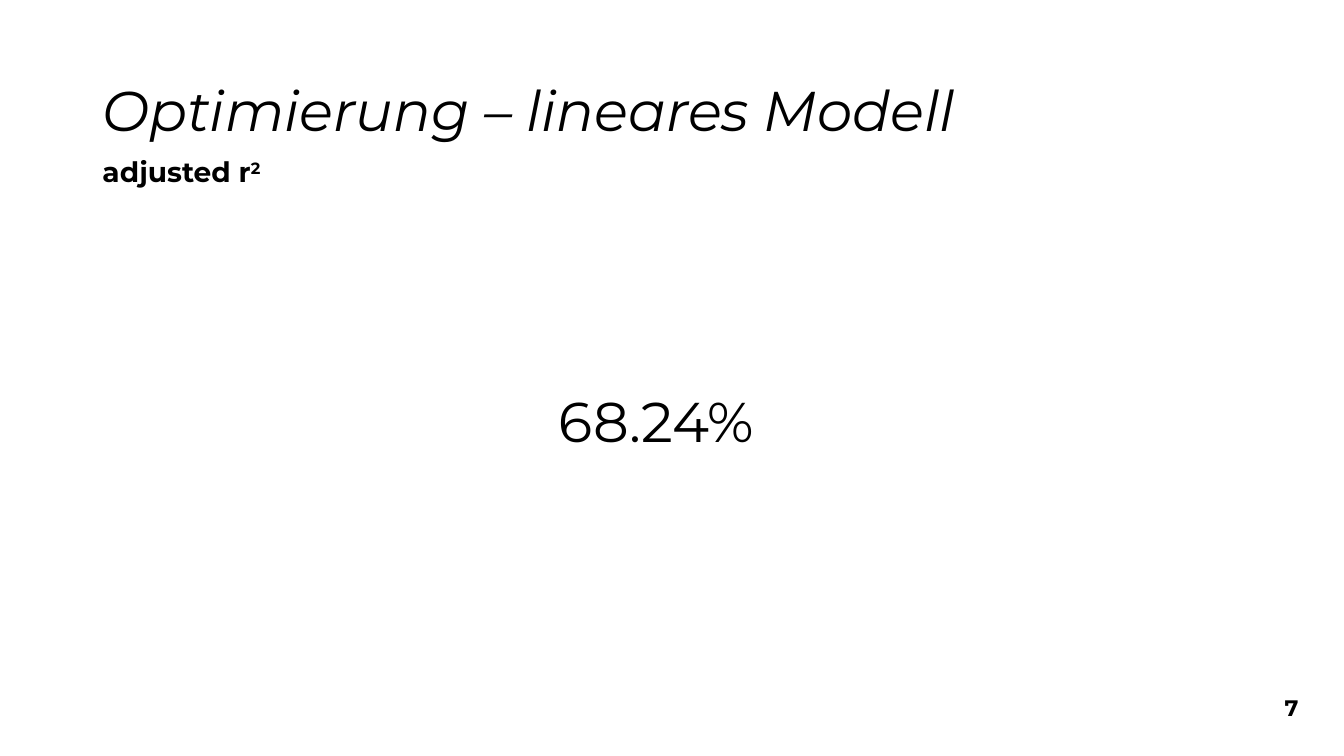
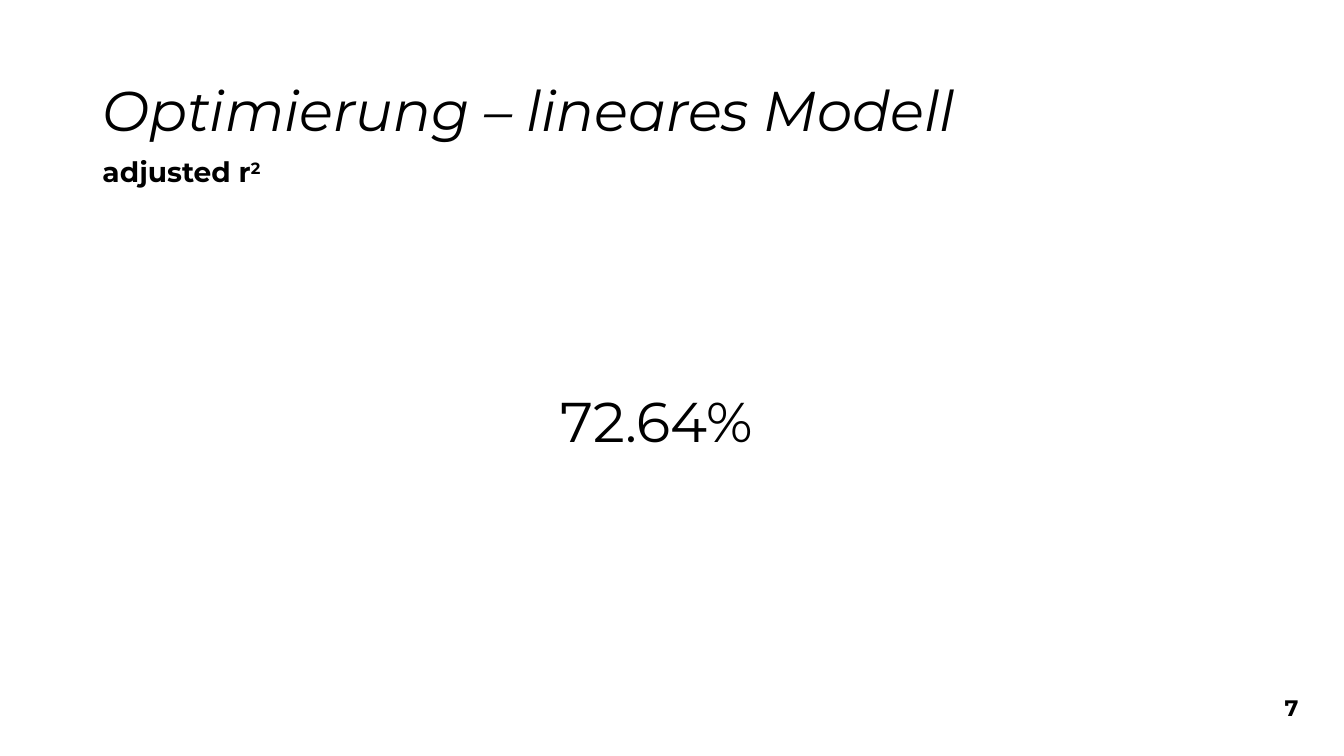
Before and after one commit to snw7/OC1-team-1, a slide deck: slide 8 of praesentation/abschluss-praesentation.pptx. Drawn at 1344x756 pixels with LibreOffice and Linux fonts; fonts in the diff are those of the drawing. Boxes give left, top, right and bottom in pixels: in the first picture for what was removed or moved away, otherwise in the second. Text is boxed around its words. In the diff, an @@ line names an element or a change of style, - is before the commit and + after.

```diff
--- a/praesentation/abschluss-praesentation.pptx
+++ b/praesentation/abschluss-praesentation.pptx
@@ text at (x1=560, y1=402, x2=752, y2=443): text changed @@
-68.24%
+72.64%
```
Also in this commit, not shown: 2 other slides changed, 1 other file.
